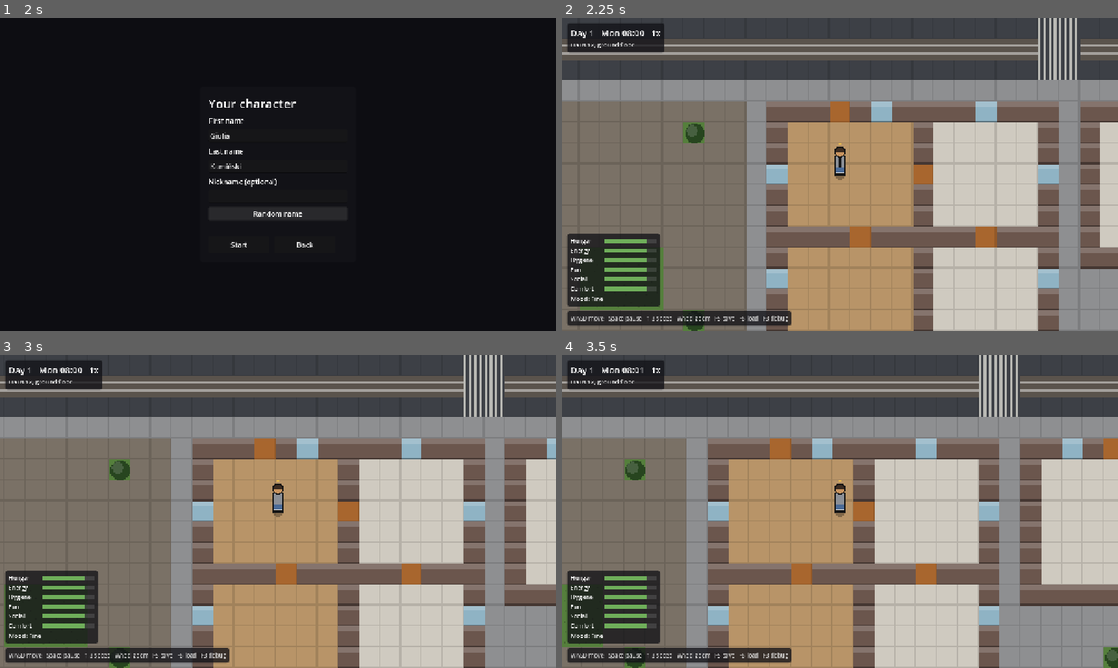
Above: before the commit, frames 1-4 (two rows, left to right).
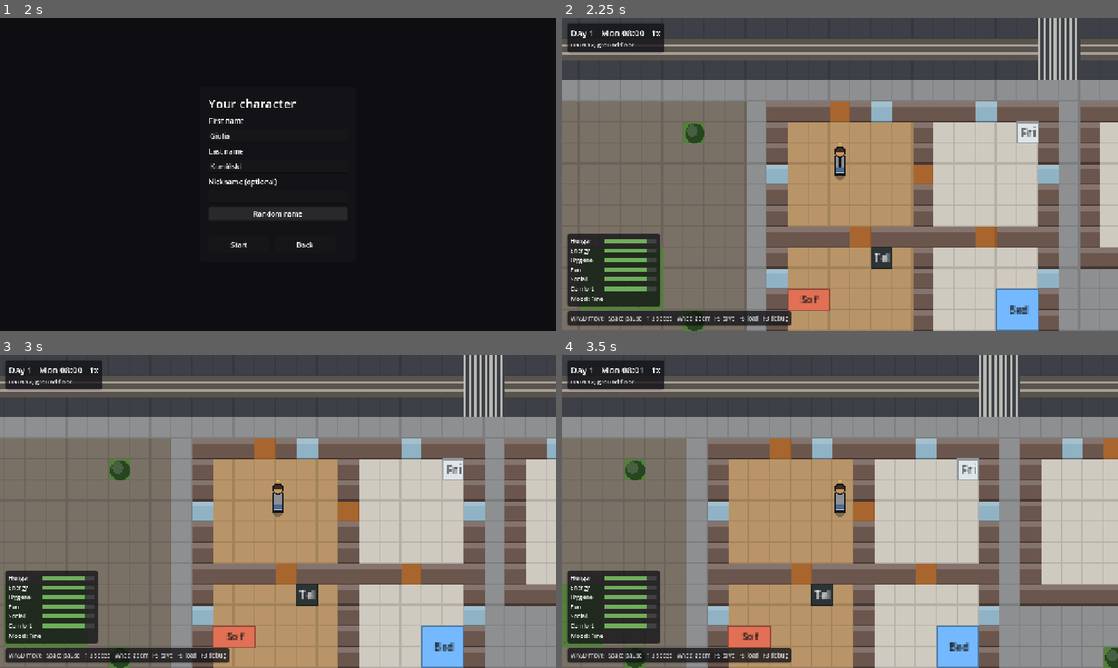
Above: after the commit, the same moments.

Repository: musterm4nn-alt/last-tram
Game: Godot game, scene res://game/main.tscn
The game is run twice, just before and just after one commit, with the same random seed, the same clock (stepped at 60 frames per second) and the same inputs.
Inputs (mouse positions are in pixels of both pictures, inside the frame that each line leads up to):
- Up to frame 1 (2 s): click "New game" at 0.5 s; click "Random name" at 1.25 s
- Up to frame 2 (2.25 s): click "Start" at 2 s
- Up to frame 3 (3 s): tap Enter (ui_accept) at 2.75 s; move the mouse to (400, 495) at 2.77 s; hold D (move_right) from 2.78 s (still down); hold 1 (speed_1) from 2.78 s (still down); click (400, 495) at 2.92 s
- Up to frame 4 (3.5 s): keep holding D (move_right); keep holding 1 (speed_1); tap Enter (ui_accept) at 3.02 s

Frame 1 is identical in both runs. In frame 2, 2.1% of the frame differs, in the area x 40-86%, y 32-100%; in frame 3, 2.1%; in frame 4, 2.2%, in the area x 29-75%, y 32-100%.

Commit message:
T-0002: draw world objects as placeholders

Diff:
--- a/game/main.gd
+++ b/game/main.gd
@@ -30,6 +30,7 @@
 func _ready() -> void:
 	InputActions.register()
 	add_child(WorldView2D.new())
+	add_child(ObjectsView2D.new())
 	add_child(PeopleView2D.new())
 	_camera = CameraRig2D.new()
 	add_child(_camera)
@@ -65,6 +66,8 @@
 
 
 func _process(_delta: float) -> void:
+	if is_instance_valid(_debug_overlay):
+		ObjectView2D.show_slots = _debug_overlay.visible
 	if _screenshot_path.is_empty():
 		return
 	_frame += 1
--- /dev/null
+++ b/game/view2d/object_view_2d.gd
@@ -0,0 +1,97 @@
+class_name ObjectView2D
+extends Node2D
+## Draws one world object as a placeholder: a coloured block over its footprint with
+## a short label, plus a dot on each use slot while the F3 debug overlay is open.
+## The node stays at the origin and draws with absolute cell coordinates, so objects
+## (which never move) need no per-frame repositioning. Visibility follows
+## Session.viewed_level; slot dots follow the static show_slots flag.
+
+## True while the F3 debug overlay is visible: use-slot dots are drawn. A static on
+## this view (not Session state) so the ticket stays inside game/main.gd plus these
+## two view files; game/main.gd syncs it from the overlay every frame.
+static var show_slots: bool = false
+
+const LABEL_FONT_SIZE: int = 8
+const SLOT_DOT_OUTER: float = 3.0
+const SLOT_DOT_INNER: float = 2.0
+const SLOT_DOT_LIGHT: Color = Color(1.0, 0.96, 0.65)
+
+var object_id: int = 0
+var _last_show_slots: bool = false
+
+
+## Up to 3 characters from the last word of a display name ("Double bed" -> "Bed").
+static func short_label(display_name: String) -> String:
+	var trimmed: String = display_name.strip_edges()
+	if trimmed.is_empty():
+		return ""
+	var parts: PackedStringArray = trimmed.split(" ", false)
+	var word: String = parts[parts.size() - 1]
+	var short: String = word.substr(0, mini(3, word.length()))
+	return short.substr(0, 1).to_upper() + short.substr(1)
+
+
+## Readable label colour for a placeholder fill: white on dark fills, near-black on
+## light ones (e.g. white on the dark TV, dark on the pale fridge).
+static func label_color(bg: Color) -> Color:
+	if bg.get_luminance() < 0.5:
+		return Color.WHITE
+	return ViewConfig.OUTLINE_COLOR
+
+
+## Pixel rect covering absolute footprint cells.
+static func footprint_rect(cells: Array[Vector3i], px: int) -> Rect2:
+	if cells.is_empty():
+		return Rect2()
+	var min_x: int = cells[0].x
+	var min_y: int = cells[0].y
+	var max_x: int = cells[0].x
+	var max_y: int = cells[0].y
+	for cell: Vector3i in cells:
+		min_x = mini(min_x, cell.x)
+		min_y = mini(min_y, cell.y)
+		max_x = maxi(max_x, cell.x)
+		max_y = maxi(max_y, cell.y)
+	return Rect2(float(min_x * px), float(min_y * px), float((max_x - min_x + 1) * px), float((max_y - min_y + 1) * px))
+
+
+func _process(_delta: float) -> void:
+	if Session.sim == null:
+		visible = false
+		return
+	var obj: WorldObject = Session.sim.world.get_object(object_id)
+	visible = obj != null and obj.origin.z == Session.viewed_level
+	if show_slots != _last_show_slots:
+		_last_show_slots = show_slots
+		queue_redraw()
+
+
+func _draw() -> void:
+	if Session.sim == null:
+		return
+	var obj: WorldObject = Session.sim.world.get_object(object_id)
+	if obj == null:
+		return
+	var def: ObjectDef = Session.content.object_def(obj.def_id)
+	if def == null:
+		return
+	var cells: Array[Vector3i] = obj.cells(Session.content)
+	if cells.is_empty():
+		return
+	var px: int = ViewConfig.TILE_PX
+	var rect: Rect2 = footprint_rect(cells, px)
+	draw_rect(rect, def.debug_color, true)
+	draw_rect(rect, def.debug_color.darkened(0.35), false, 1.0)
+	var label: String = short_label(def.name)
+	if not label.is_empty():
+		var font: Font = ThemeDB.fallback_font
+		var text_size: Vector2 = font.get_string_size(label, HORIZONTAL_ALIGNMENT_LEFT, -1, LABEL_FONT_SIZE)
+		var center: Vector2 = rect.get_center()
+		var baseline: float = center.y + (font.get_ascent(LABEL_FONT_SIZE) - font.get_descent(LABEL_FONT_SIZE)) / 2.0
+		draw_string(font, Vector2(center.x - text_size.x / 2.0, baseline), label, HORIZONTAL_ALIGNMENT_LEFT, -1.0, LABEL_FONT_SIZE, label_color(def.debug_color))
+	if show_slots:
+		for i: int in obj.slot_count(Session.content):
+			var slot_cell: Vector3i = obj.slot_cell(Session.content, i)
+			var dot: Vector2 = (Vector2(slot_cell.x, slot_cell.y) + Vector2(0.5, 0.5)) * float(px)
+			draw_circle(dot, SLOT_DOT_OUTER, ViewConfig.OUTLINE_COLOR)
+			draw_circle(dot, SLOT_DOT_INNER, SLOT_DOT_LIGHT)
--- /dev/null
+++ b/game/view2d/objects_view_2d.gd
@@ -0,0 +1,43 @@
+class_name ObjectsView2D
+extends Node2D
+## Holds one ObjectView2D per WorldObject. Rebuilds on load; follows sim events
+## afterwards. Added after WorldView2D and before PeopleView2D so objects draw
+## under people.
+
+var _views: Dictionary[int, ObjectView2D] = {}
+
+
+func _ready() -> void:
+	Session.game_loaded.connect(rebuild)
+	Session.sim_event.connect(_on_sim_event)
+
+
+func rebuild() -> void:
+	for view: ObjectView2D in _views.values():
+		view.queue_free()
+	_views.clear()
+	if Session.sim == null:
+		return
+	for id: int in Session.sim.world.objects:
+		_add(id)
+
+
+func _on_sim_event(event: Dictionary) -> void:
+	var data: Dictionary = event["data"]
+	match event["type"]:
+		&"object_added":
+			_add(int(data["object_id"]))
+		&"object_removed":
+			var id: int = int(data["object_id"])
+			if _views.has(id):
+				_views[id].queue_free()
+				_views.erase(id)
+
+
+func _add(object_id: int) -> void:
+	if _views.has(object_id):
+		return
+	var view := ObjectView2D.new()
+	view.object_id = object_id
+	add_child(view)
+	_views[object_id] = view
--- /dev/null
+++ b/tests/game/test_objects_view_2d.gd
@@ -0,0 +1,118 @@
+extends TestCase
+## T-0002: object placeholders derive their label, colour and geometry from content,
+## and the container rebuilds from world state without duplicating views.
+
+const ROOM: PackedStringArray = [
+	"################",
+	"#..............#",
+	"#...@..........#",
+	"#..............#",
+	"################",
+]
+
+var _old_content: ContentDB
+var _old_sim: Sim
+var _old_level: int = 0
+var _old_show_slots: bool = false
+
+
+func before_each() -> void:
+	_old_content = Session.content
+	_old_sim = Session.sim
+	_old_level = Session.viewed_level
+	_old_show_slots = ObjectView2D.show_slots
+
+
+func after_each() -> void:
+	Session.content = _old_content
+	Session.sim = _old_sim
+	Session.viewed_level = _old_level
+	ObjectView2D.show_slots = _old_show_slots
+
+
+func test_short_label_uses_last_word_up_to_three_chars() -> void:
+	assert_eq(ObjectView2D.short_label("Fridge"), "Fri")
+	assert_eq(ObjectView2D.short_label("Double bed"), "Bed")
+	assert_eq(ObjectView2D.short_label("Sofa"), "Sof")
+	assert_eq(ObjectView2D.short_label("Television"), "Tel")
+	assert_eq(ObjectView2D.short_label("TV"), "TV")
+	assert_eq(ObjectView2D.short_label("x"), "X")
+	assert_eq(ObjectView2D.short_label(""), "")
+
+
+func test_label_color_contrasts_with_fill() -> void:
+	assert_eq(ObjectView2D.label_color(Color("#2d3436")), Color.WHITE, "white on the dark TV")
+	assert_eq(ObjectView2D.label_color(Color("#dfe6e9")), ViewConfig.OUTLINE_COLOR, "dark on the pale fridge")
+
+
+func test_footprint_rect_covers_cells() -> void:
+	var single: Array[Vector3i] = [Vector3i(2, 3, 0)]
+	assert_eq(ObjectView2D.footprint_rect(single, 16), Rect2(32, 48, 16, 16))
+	var bed: Array[Vector3i] = [Vector3i(5, 6, 0), Vector3i(6, 6, 0), Vector3i(5, 7, 0), Vector3i(6, 7, 0)]
+	assert_eq(ObjectView2D.footprint_rect(bed, 16), Rect2(80, 96, 32, 32))
+
+
+func test_rebuild_creates_one_view_per_object_and_clears() -> void:
+	var views := _views_with_two_objects()
+	assert_eq(views._views.size(), 2)
+	views.rebuild()
+	assert_eq(views._views.size(), 2, "rebuild must clear first, not duplicate")
+	views.free()
+
+
+func test_added_and_removed_events_update_views() -> void:
+	var db := content()
+	var sim := SimFactory.from_rows(db, ROOM)
+	Session.content = db
+	Session.sim = sim
+	Session.viewed_level = 0
+	var first := _place(sim, "fridge", Vector3i(7, 2, 0))
+	assert_true(sim.world.add_object(first))
+	var views := ObjectsView2D.new()
+	views.rebuild()
+	assert_eq(views._views.size(), 1)
+	var second := _place(sim, "sofa", Vector3i(10, 2, 0))
+	assert_true(sim.world.add_object(second))
+	views._on_sim_event({"type": &"object_added", "data": {"object_id": second.id}})
+	assert_eq(views._views.size(), 2)
+	assert_true(views._views.has(second.id))
+	sim.world.remove_object(second.id)
+	views._on_sim_event({"type": &"object_removed", "data": {"object_id": second.id}})
+	assert_eq(views._views.size(), 1)
+	assert_true(views._views.has(first.id))
+	views.free()
+
+
+func test_view_visible_only_on_its_level() -> void:
+	var views := _views_with_two_objects()
+	var id: int = views._views.keys()[0]
+	var view: ObjectView2D = views._views[id]
+	Session.viewed_level = 0
+	view._process(0.0)
+	assert_true(view.visible, "level 0 object on level 0")
+	Session.viewed_level = 1
+	view._process(0.0)
+	assert_false(view.visible, "level 0 object hidden on level 1")
+	views.free()
+
+
+func _views_with_two_objects() -> ObjectsView2D:
+	var db := content()
+	var sim := SimFactory.from_rows(db, ROOM)
+	Session.content = db
+	Session.sim = sim
+	Session.viewed_level = 0
+	assert_true(sim.world.add_object(_place(sim, "fridge", Vector3i(7, 2, 0))))
+	assert_true(sim.world.add_object(_place(sim, "sofa", Vector3i(10, 2, 0))))
+	var views := ObjectsView2D.new()
+	views.rebuild()
+	return views
+
+
+func _place(sim: Sim, def_id: String, cell: Vector3i) -> WorldObject:
+	var obj := WorldObject.new()
+	obj.id = sim.world.new_id()
+	obj.def_id = def_id
+	obj.origin = cell
+	obj.rotation = 0
+	return obj
Not shown, added: game/view2d/object_view_2d.gd.uid
Not shown, added: game/view2d/objects_view_2d.gd.uid
Not shown, added: tests/game/test_objects_view_2d.gd.uid
Not shown, changed: tickets/T-0002-object-placeholders.md
